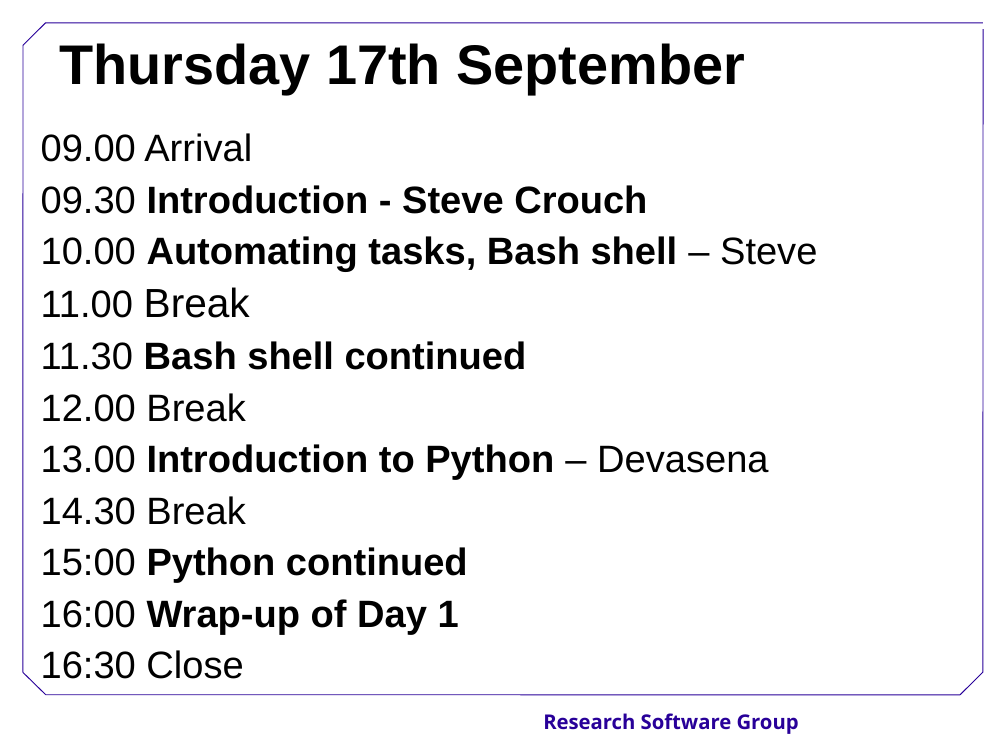
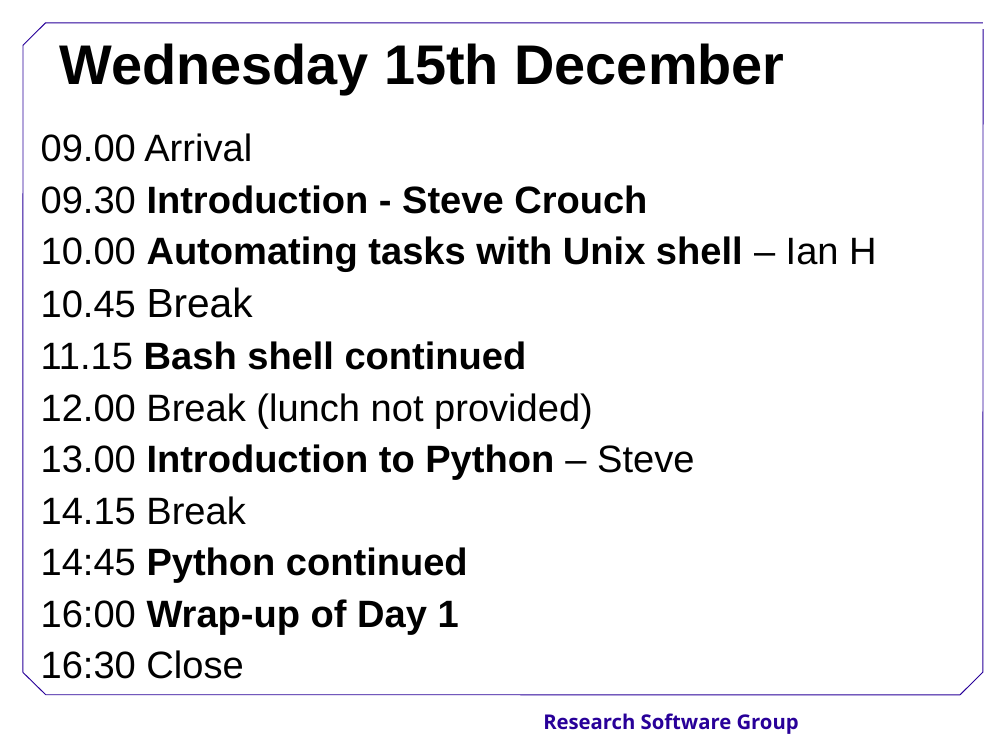
Before and after one commit to Southampton-RSG/2015-12-15-Southampton, a slide deck: slide 26 of welcome/SoftwareCarpentryIntro.ppt. Drawn at 1008x756 pixels with LibreOffice and Linux fonts; fonts in the diff are those of the drawing; background and template pictures are left out. Boxes give left, top, right and bottom in pixels: in the first picture for what was removed or moved away, otherwise in the second. Text is boxed around its words. In the diff, an @@ line names an element or a change of style, - is before the commit and + after.

```diff
--- a/welcome/SoftwareCarpentryIntro.ppt
+++ b/welcome/SoftwareCarpentryIntro.ppt
@@ title at box(59, 43, 785, 94): text changed @@
-Thursday 17th September
+Wednesday 15th December
@@ text at box(41, 236, 876, 583): text changed @@
-10.00 Automating tasks, Bash shell – Steve
-11.00 Break
-11.30 Bash shell continued
-12.00 Break
-13.00 Introduction to Python – Devasena
-14.30 Break
-15:00 Python continued
+10.00 Automating tasks with Unix shell – Ian H
+10.45 Break
+11.15 Bash shell continued
+12.00 Break (lunch not provided)
+13.00 Introduction to Python – Steve
+14.15 Break
+14:45 Python continued
```
Also in this commit, not shown: 6 other slides changed.
